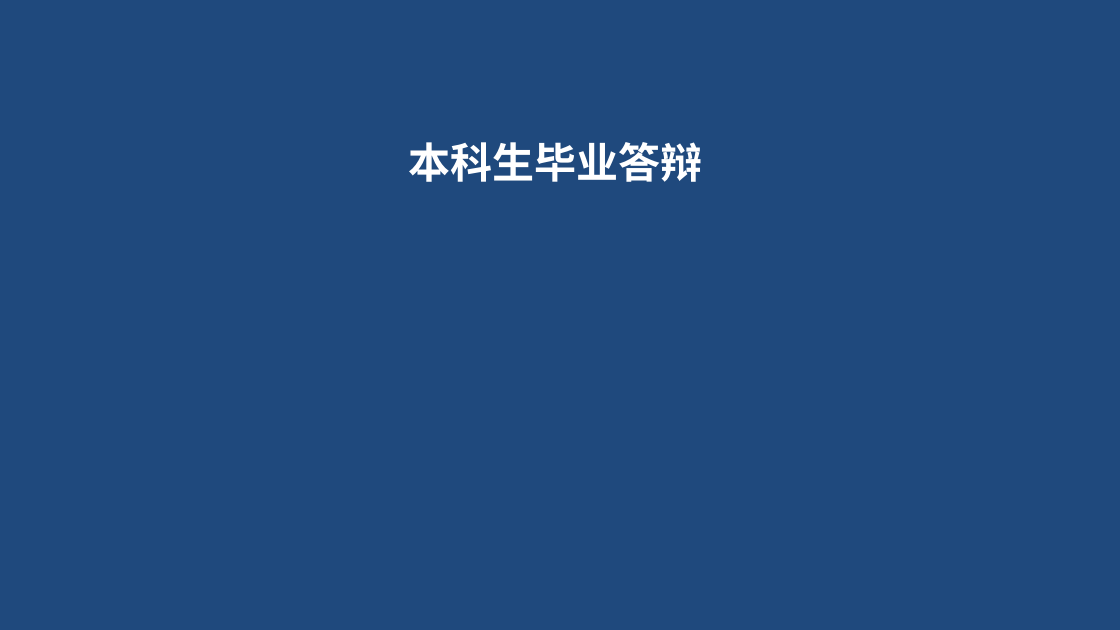
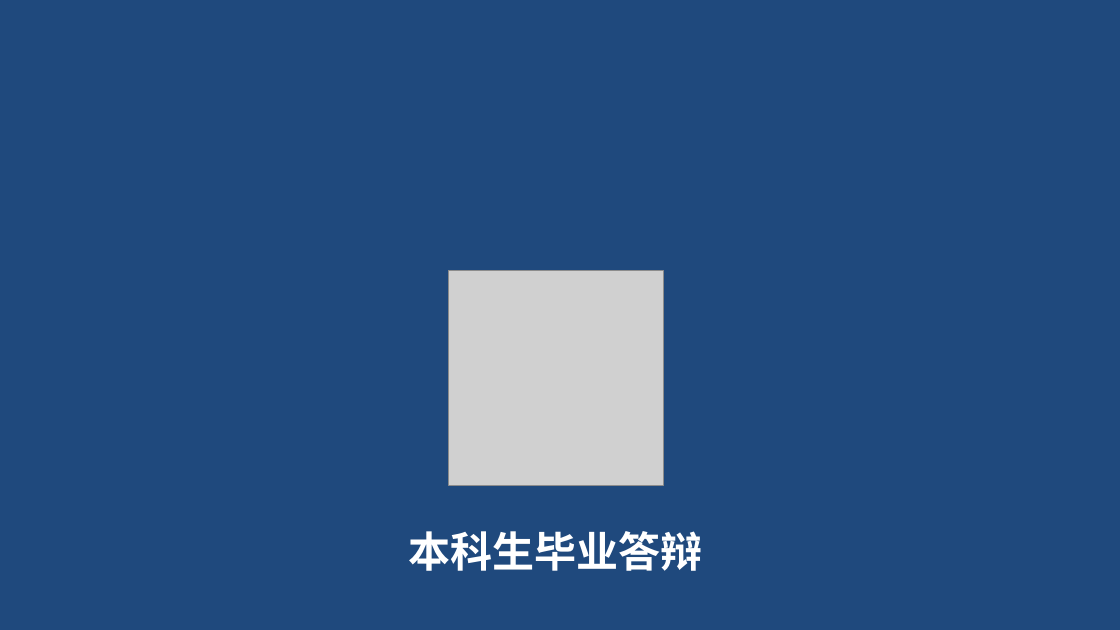
Before and after one commit to Lijinging/ustcthesis, a slide deck: slide 1 of PB13209115 李京 毕业答辩.pptx. Drawn at 1120x630 pixels with LibreOffice and Linux fonts; fonts in the diff are those of the drawing; grey boxes stand for pictures. Boxes give left, top, right and bottom in pixels: in the first picture for what was removed or moved away, otherwise in the second. Text is boxed around its words. In the diff, an @@ line names an element or a change of style, - is before the commit and + after.

Commit message:
"2017-06-01_18:19:47"

```diff
--- a/PB13209115 李京 毕业答辩.pptx
+++ b/PB13209115 李京 毕业答辩.pptx
@@ picture added at [449,271,664,486] @@
@@ text "本科生毕业答辩": place and size @@
-text "本科生毕业答辩" at [409,142,703,182]
+text "本科生毕业答辩" at [409,531,703,571]
```
